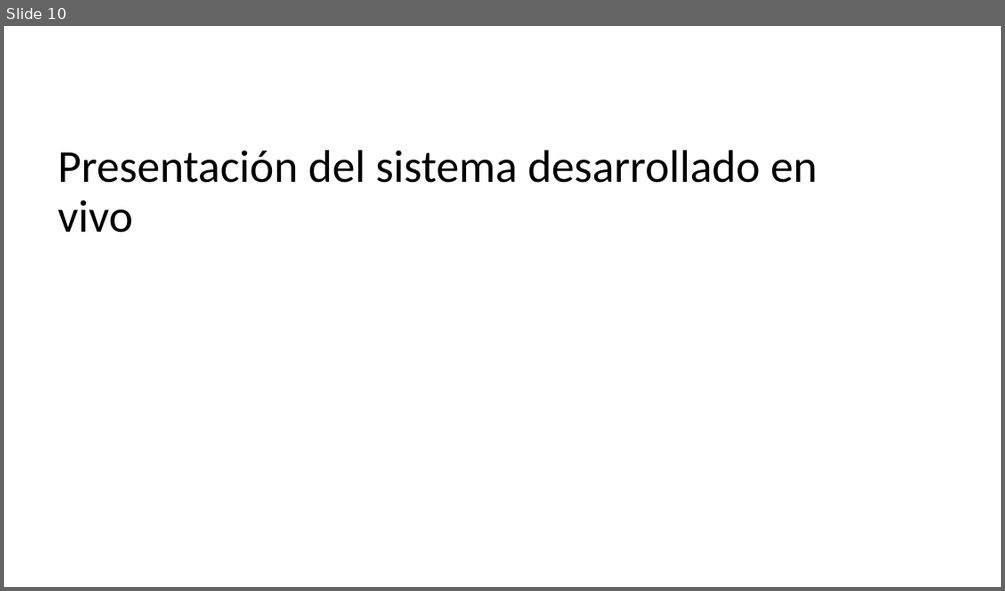
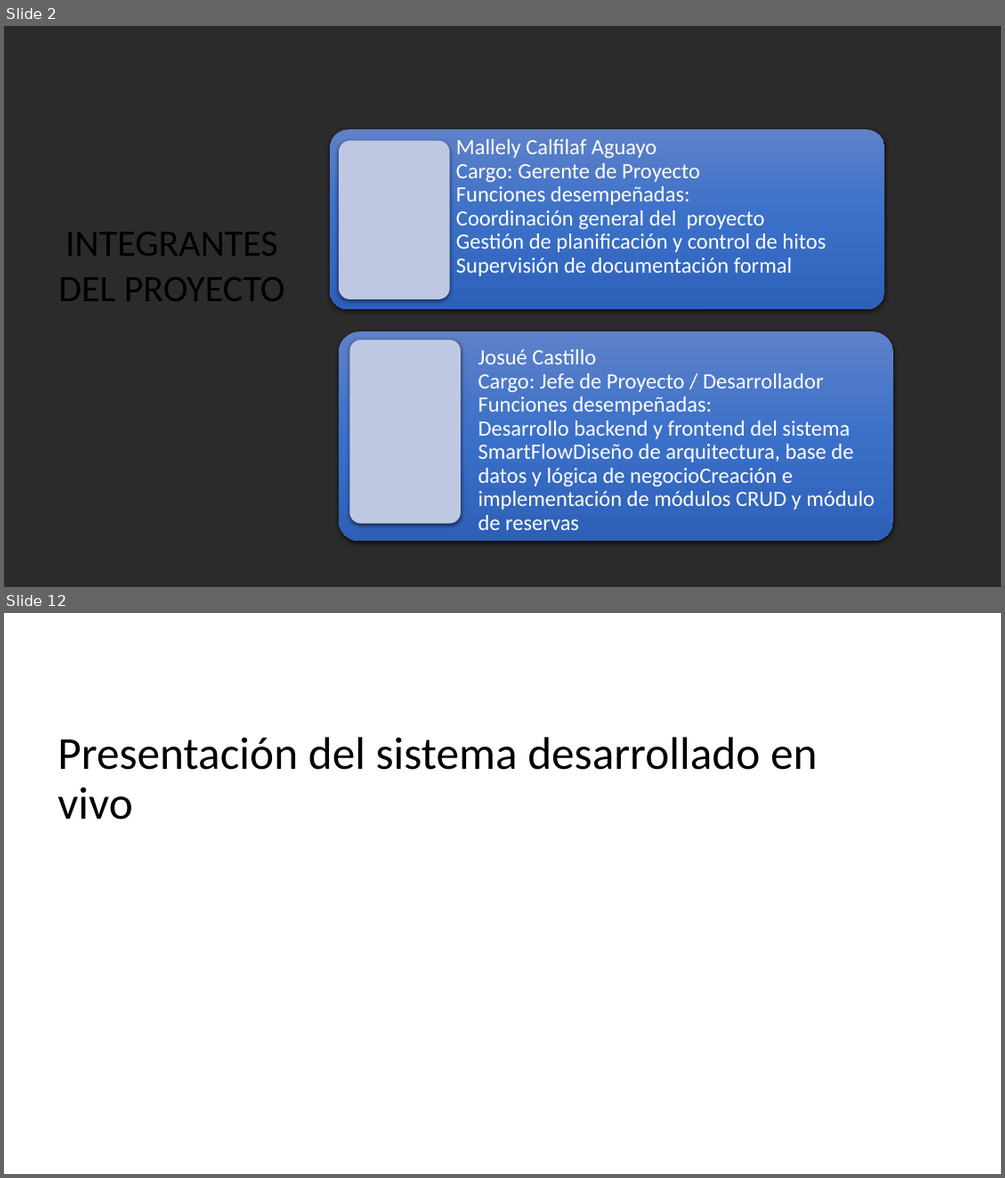
Before and after one commit to CodeFixService/Capstone, a slide deck: fase2/Documentacion Asignatura PTY4614/Estructura Presentación 2-Capstone.pptx. Shown one above the other, each under a label of ours: slide 10 before the commit, slides 2 and 12 after it; the slides between them are not shown. The pictures are 1005x591 and 1005x1178 pixels, drawn with LibreOffice and Linux fonts; fonts in the diff are those of the drawing; background and template pictures are left out; a plain dark background stands for a picture behind light text. Boxes give left, top, right and bottom in pixels: in the first picture for what was removed or moved away, otherwise in the second. Text is boxed around its words. In the diff, an @@ line names an element or a change of style, - is before the commit and + after.

```diff
--- a/fase2/Documentacion Asignatura PTY4614/Estructura Presentación 2-Capstone.pptx
+++ b/fase2/Documentacion Asignatura PTY4614/Estructura Presentación 2-Capstone.pptx
@@ slide 2 added at (4, 26, 1001, 587), background picture (left out) @@
@@ text added at (58, 232, 285, 301), 36 pt, text #000000 @@
+INTEGRANTES DEL PROYECTO
@@ group added at (330, 129, 894, 541): 4 rounded rectangles, 2 texts @@
+Mallely Calfilaf Aguayo
+Cargo: Gerente de Proyecto
+Funciones desempeñadas:
+Coordinación general del proyecto
+Gestión de planificación y control de hitos
+Supervisión de documentación formal
+Josué Castillo
+Cargo: Jefe de Proyecto / Desarrollador Funciones desempeñadas:
+Desarrollo backend y frontend del sistema SmartFlowDiseño de arquitectura, base de datos y lógica de negocioCreación e implementación de módulos CRUD y módulo de reservas
@@ what was slide 10 is now slide 12 @@
```
Also in this commit, not shown: 7 slides changed, 3 other slides added, 2 slides removed, 1 other file.
